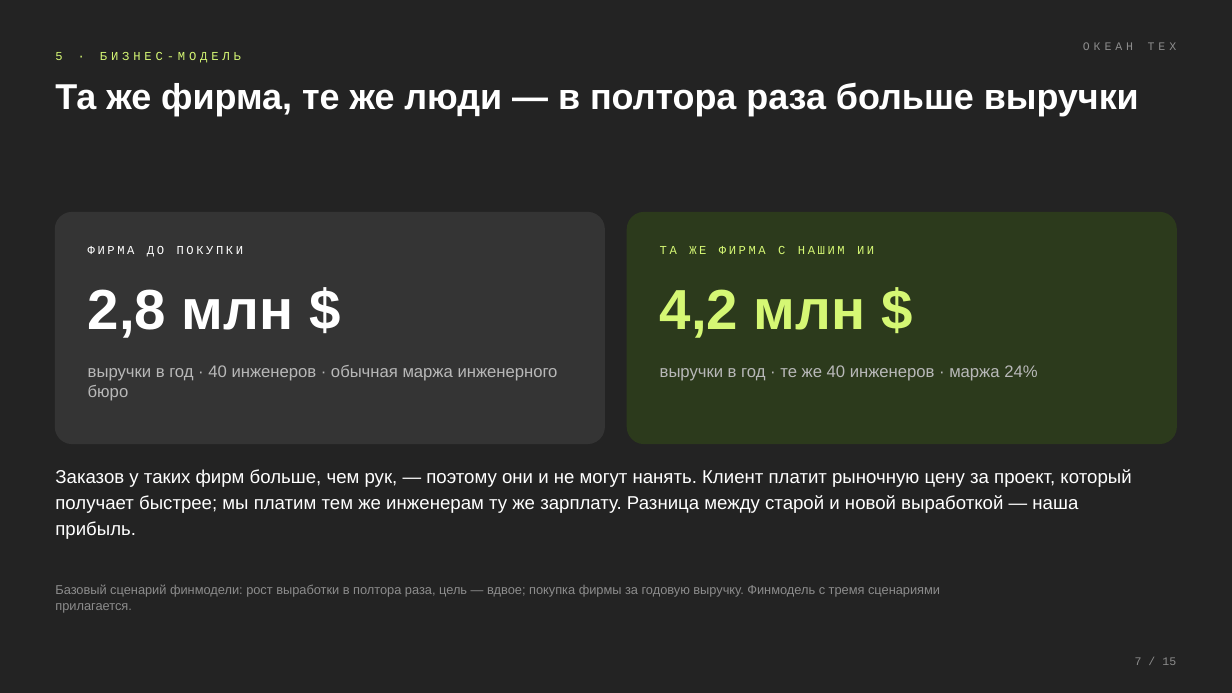
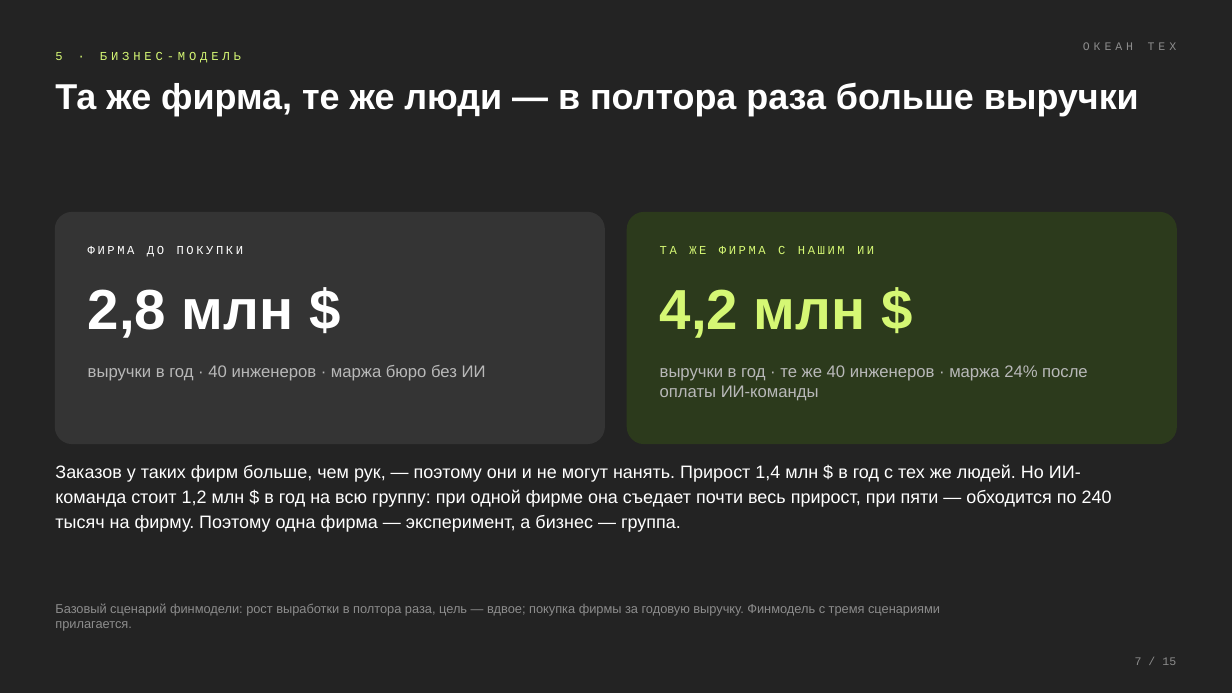
Before and after one commit to komoroshin/research, a slide deck: slide 7 of ai-case-library/research/ventures/grid-plain-deck.pptx. Drawn at 1232x693 pixels with LibreOffice and Linux fonts; fonts in the diff are those of the drawing. Boxes give left, top, right and bottom in pixels: in the first picture for what was removed or moved away, otherwise in the second. Text is boxed around its words. In the diff, an @@ line names an element or a change of style, - is before the commit and + after.

```diff
--- a/ai-case-library/research/ventures/grid-plain-deck.pptx
+++ b/ai-case-library/research/ventures/grid-plain-deck.pptx
@@ text at (88, 365, 486, 381): text changed @@
-выручки в год · 40 инженеров · обычная маржа инженерного бюро
+выручки в год · 40 инженеров · маржа бюро без ИИ
@@ text at (660, 365, 1088, 401): text changed @@
-выручки в год · те же 40 инженеров · маржа 24%
+выручки в год · те же 40 инженеров · маржа 24% после оплаты ИИ-команды
@@ text at (55, 464, 1112, 532): text changed; size 14.5 to 14 pt @@
-Заказов у таких фирм больше, чем рук, — поэтому они и не могут нанять. Клиент платит рыночную цену за проект, который получает быстрее; мы платим тем же инженерам ту же зарплату. Разница между старой и новой выработкой — наша прибыль.
+Заказов у таких фирм больше, чем рук, — поэтому они и не могут нанять. Прирост 1,4 млн $ в год с тех же людей. Но ИИ-команда стоит 1,2 млн $ в год на всю группу: при одной фирме она съедает почти весь прирост, при пяти — обходится по 240 тысяч на фирму. Поэтому одна фирма — эксперимент, а бизнес — группа.
@@ text "Базовый сценарий финмодели: рост выработки ...": place and size @@
-text "Базовый сценарий финмодели: рост выработки ..." at (55, 584, 940, 613)
+text "Базовый сценарий финмодели: рост выработки ..." at (55, 603, 940, 631)
```
Also in this commit, not shown: 11 other slides changed, 3 other files.
